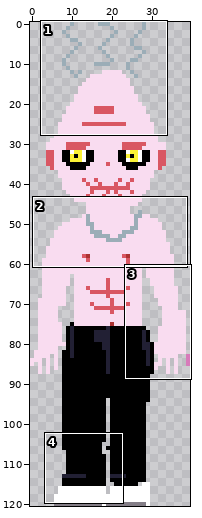
Animated GIF sprite: Sprites/Goby/GobyDrierWalkForward.gif. The first picture is a wide view before the edit; the outline marks the close-up.
Close-up. First the earlier version:
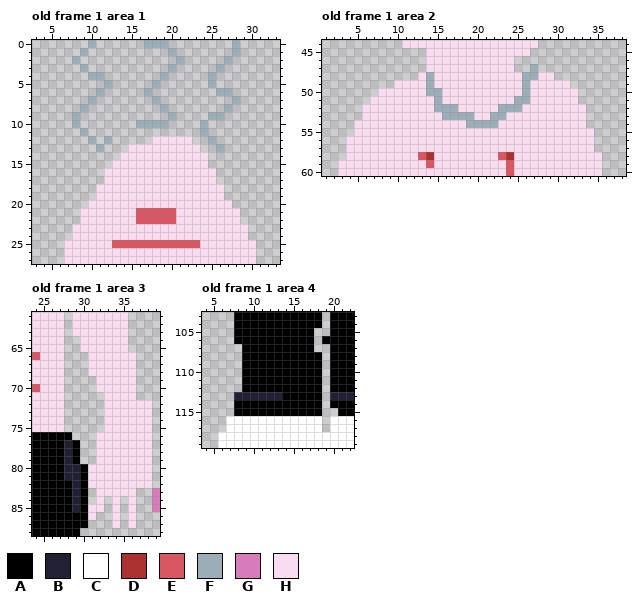
The file is 40x121 pixels, 4 frames. Shown: old frame 1 area 1: x 3..33, y 0..27; old frame 1 area 2: x 1..38, y 44..60; old frame 1 area 3: x 24..39, y 61..88; old frame 1 area 4: x 4..22, y 103..119. The commit also changed other frames or places, which this record leaves out.
Palette (. is transparent): A #000000  B #222034  C #ffffff  D #ac3232  E #d95763  F #9badb7  G #d77bba  H #f9dcf0
Pixels before, old frame 1 area 1, first column x 7:
 0 ...F......FFF........F..
 1 ..F..........F.......F..
 2 .F............F.....F...
 3 ..F..........F.....F....
 4 ...FF.......F.....F.....
 5 .....F.....F......F.....
 6 ....F.....F........FF...
 7 ...F.......F.........F..
 8 ..F.........F.......F...
 9 .F...........F....FF....
10 .F.......FFFF....F......
11 ..F..............F......
12 ...F.F.....HHHHH..F.....
13 ....F...HHHHHHHHH..F....
14 .......HHHHHHHHHHH......
15 ......HHHHHHHHHHHH......
16 .....HHHHHHHHHHHHHH.....
17 .....HHHHHHHHHHHHHH.....
18 ....HHHHHHHHHHHHHHHH....
19 ....HHHHHHHHHHHHHHHH....
20 ...HHHHHHHHHHHHHHHHHH...
21 ..HHHHHHHEEEEEHHHHHHHH..
22 ..HHHHHHHEEEEEHHHHHHHH..
23 .HHHHHHHHHHHHHHHHHHHHHH.
24 .HHHHHHHHHHHHHHHHHHHHHH.
25 HHHHHHEEEEEEEEEEEHHHHHHH
26 HHHHHHHHHHHHHHHHHHHHHHHH
27 HHHHHHHHHHHHHHHHHHHHHHHH
Pixels before, old frame 1 area 2, first column x 3:
44 ........HHHHHHHHHHHHHHHHH........
45 ...........HHHHHHHHHHHHH.........
46 ...........HHHHHHHHHHH...........
47 ...........HHHHHHHHHHH..F........
48 ..........HFHHHHHHHHHHHFFHH......
49 .......HHHHFHHHHHHHHHHHFHHHHH....
50 .....HHHHHHFFHHHHHHHHHHFHHHHHH...
51 ....HHHHHHHHFHHHHHHHHHFFHHHHHH...
52 ...HHHHHHHHHFFFHHHHHFFFHHHHHHHH..
53 ...HHHHHHHHHHFFFFHHFFHHHHHHHHHH..
54 ..HHHHHHHHHHHHHHFFFFHHHHHHHHHHH..
55 ..HHHHHHHHHHHHHHHHHHHHHHHHHHHHHH.
56 .HHHHHHHHHHHHHHHHHHHHHHHHHHHHHHH.
57 .HHHHHHHHHHHHHHHHHHHHHHHHHHHHHHH.
58 .HHHHHHHHHEDHHHHHHHHEDHHHHHHHHHHH
59 HHHHHHHHHHHEHHHHHHHHHEHHHHHHHHHHH
60 HHHHHHHHHHHHHHHHHHHHHEHHHHHHHHHHH
Pixels before, old frame 1 area 3, first column x 24:
61 HHHH.HHHHHHH....
62 HHHH.HHHHHHH....
63 HHHH.HHHHHHH....
64 HHHH..HHHHHH....
65 HHHH..HHHHHH....
66 EHHH...HHHHHH...
67 HHHH...HHHHHH...
68 HHHH...HHHHHH...
69 HHHH....HHHHH...
70 EHHH....HHHHH...
71 HHHH.....HHHH...
72 HHHH.....HHHHHH.
73 HHHH.....HHHHHH.
74 HHHH.....HHHHHH.
75 HHHH.....HHHHHH.
76 AAAAA...HHHHHHH.
77 AAAABA..HHHHHHH.
78 AAAABA..HHHHHHH.
79 AAAABA..HHHHHHH.
80 AAAABBAHHHHHHHH.
81 AAAABBAHHHHHHHH.
82 AAAAABAHHHHHHHH.
83 AAAAABA.HHHHH..G
84 AAAAABA.H.H.H..G
85 AAAAABAHH.H.H..G
86 AAAAAAAH..H.H...
87 AAAAAAA...H.H...
88 AAAAAA..........
Pixels before, old frame 1 area 4, first column x 6:
103 ..AAAAAAAAAAA.AAA
104 ..AAAAAAAAAAA.AAA
105 ..AAAAAAAAAA..AAA
106 ..AAAAAAAAAA.AAAA
107 ...AAAAAAAAA..AAA
108 ...AAAAAAAAAA.AAA
109 ...AAAAAAAAAA.AAA
110 ...AAAAAAAAAA.AAA
111 ...AAAAAAAAAA.AAA
112 ...AAAAAAAAAA.AAA
113 ..BBBBBBAAAAA.BBB
114 ..AAAAAAAAAAA.AAA
115 ..AAAAAAAAAAA..AA
116 .CCCCCCCCCCCC.CCC
117 .CCCCCCCCCCCC.CCC
118 CCCCCCCCCCCCCCCCC
119 CCCCCCCCCCCCCCCCC
The same view after the edit:
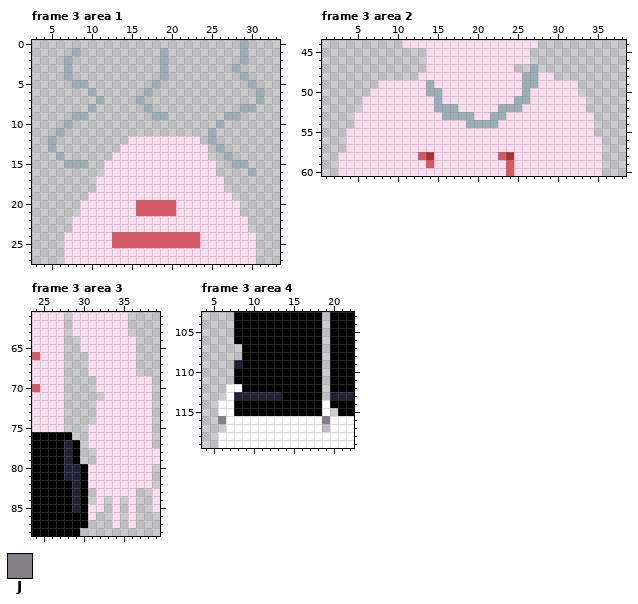
Colours new in this view: J #847e87
A new or re-ordered frame is compared with the old frame closest to it.
The commit says: dryGobyColor
The edit:
frames re-ordered
Frame 3 area 1 against old frame 1:
y 0: x 10 F -> .; x 17..19 FFF -> ...; x 28..29 F. -> .F
y 1: x 8..9 .F -> F.; x 19..20 .F -> F.; x 28..29 F. -> .F
y 2: x 7..8 .F -> F.; x 19 . -> F; x 21 F -> .; x 27 F -> .; x 29 . -> F
y 3: x 7 . -> F; x 9 F -> .; x 19..20 .F -> F.; x 26 F -> .; x 28 . -> F
y 4: x 7 . -> F; x 10..11 FF -> ..; x 25 F -> .; x 29 . -> F
y 5: x 8..9 .. -> FF; x 12 F -> .; x 25 F -> .; x 30 . -> F
y 6: x 10..11 .F -> F.; x 26..27 FF -> ..; x 31 . -> F
y 7: x 10..11 F. -> .F; x 16 . -> F; x 18 F -> .; x 28 F -> .; x 31 . -> F
y 8: x 9..10 F. -> .F; x 17 . -> F; x 19 F -> .; x 27 F -> .; x 29..30 .. -> FF
y 9: x 9 . -> F; x 18..20 ..F -> FF.; x 25..28 FF.. -> ..FF
y 10: x 7..8 .F -> F.; x 16..19 FFFF -> ....; x 24 F -> .; x 26 . -> F
y 11: x 6 . -> F; x 9 F -> .; x 24..25 F. -> .F
y 12: x 5 . -> F; x 10 F -> .; x 12 F -> .; x 15..17 ... -> HHH; x 23 . -> H
y 13: x 5 . -> F; x 11 F -> .; x 14 . -> H; x 24 . -> H
y 14: x 6 . -> F; x 13 . -> H; x 27 . -> F
y 15: x 7..9 ... -> FFF; x 12 . -> H; x 25 . -> H; x 28..29 .. -> FF
y 16: x 30 . -> F
y 17: x 11 . -> H; x 26 . -> H
y 19: x 10 . -> H; x 27 . -> H
y 20: x 9 . -> H; x 16..20 HHHHH -> EEEEE; x 28 . -> H
y 22: x 8 . -> H; x 16..20 EEEEE -> HHHHH; x 29 . -> H
y 24: x 7 . -> H; x 13..23 HHHHHHHHHHH -> EEEEEEEEEEE; x 30 . -> H
Frame 3 area 2 against old frame 1:
y 46: x 25..26 .. -> HH
y 48: x 14 F -> H
y 49: x 8..9 .. -> HH; x 27 H -> F; x 32 . -> H
y 50: x 7 . -> H
y 51: x 6 . -> H; x 33 . -> H
y 53: x 5 . -> H; x 34 . -> H
y 54: x 34 . -> H
y 55: x 4 . -> H
y 56..57: x 35 . -> H
y 58: x 3 . -> H
Frame 3 area 3 against old frame 1:
y 64..65: x 36 . -> H
y 69..71: x 37..38 .. -> HH
y 72..74: x 32 . -> H
y 75: x 31..32 .. -> HH
y 76..77: x 31 . -> H
y 78..79: x 39 . -> H
y 83..85: x 39 G -> H
Frame 3 area 4 against old frame 1:
y 105: x 18 . -> A
y 106: x 18..19 .A -> A.
y 107: x 18 . -> A
y 109: x 8 . -> B
y 110..111: x 8 . -> A
y 112: x 7..8 .. -> CC
y 113: x 7 . -> C
y 114..115: x 6..7 .. -> CC; x 19 . -> C
y 116: x 6 . -> J; x 19 . -> J
